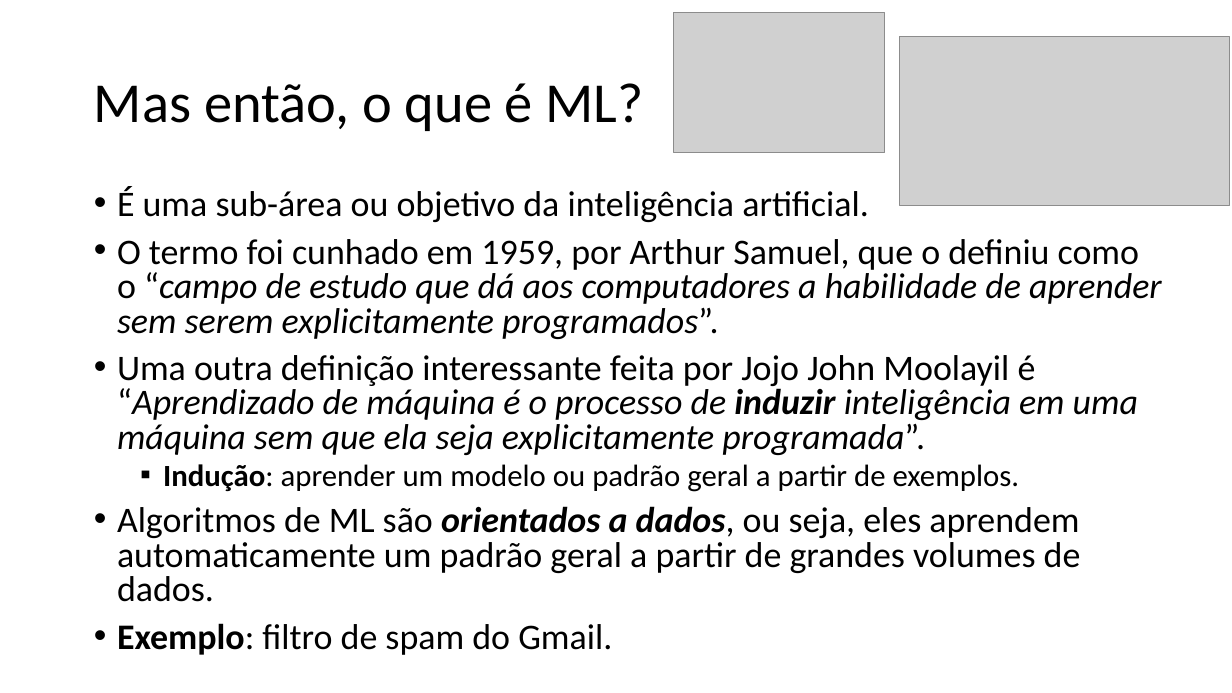
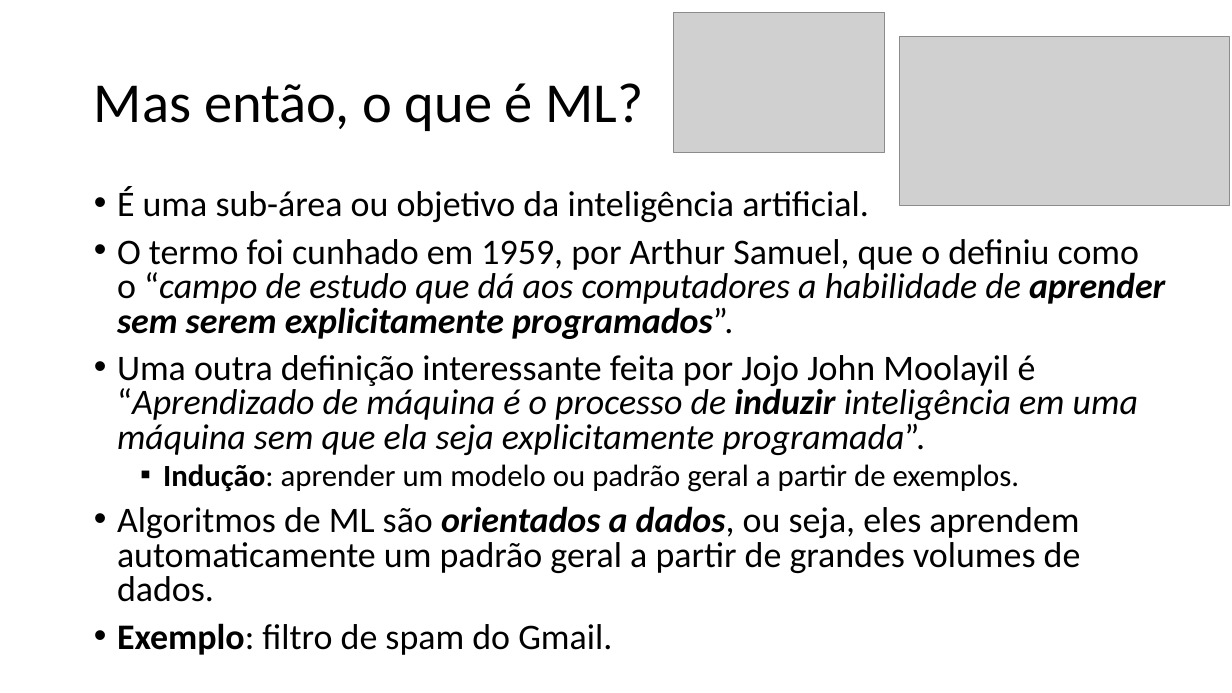
Before and after one commit to zz4fap/t319_aprendizado_de_maquina, a slide deck: slide 11 of slides/T319_Introdução.pptx. Drawn at 1232x693 pixels with LibreOffice and Linux fonts; fonts in the diff are those of the drawing; grey boxes stand for pictures. Boxes give left, top, right and bottom in pixels: in the first picture for what was removed or moved away, otherwise in the second. Text is boxed around its words. In the diff, an @@ line names an element or a change of style, - is before the commit and + after.

```diff
--- a/slides/T319_Introdução.pptx
+++ b/slides/T319_Introdução.pptx
@@ text at (117,239,1165,339): bold on in "aprender sem serem explicitamente programados”." @@
```
Also in this commit, not shown: 14 other slides changed, 10 other files.
